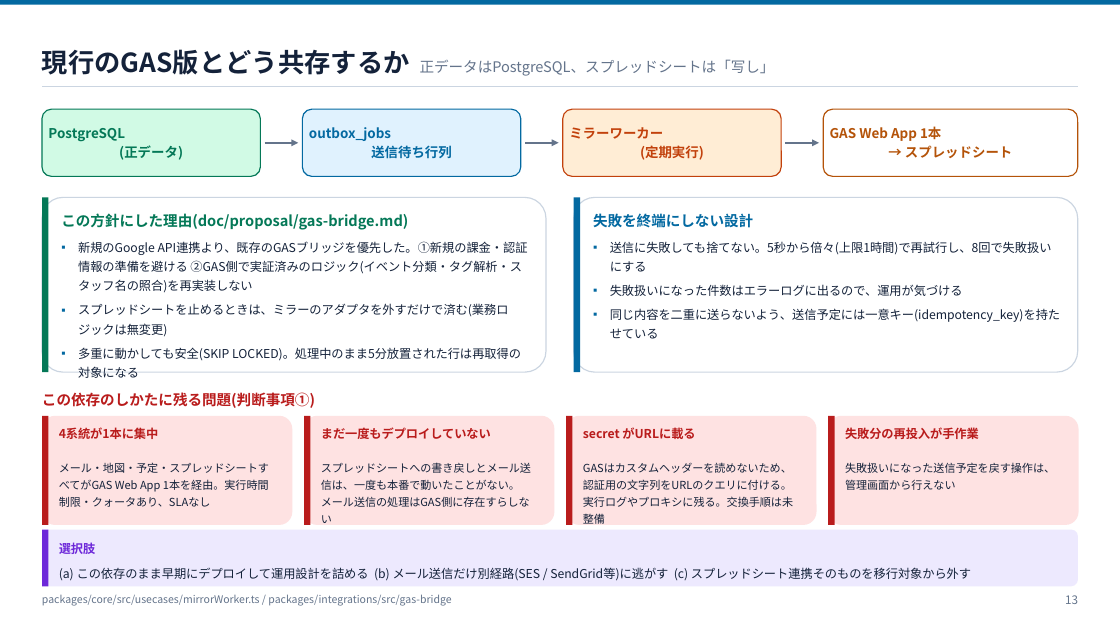
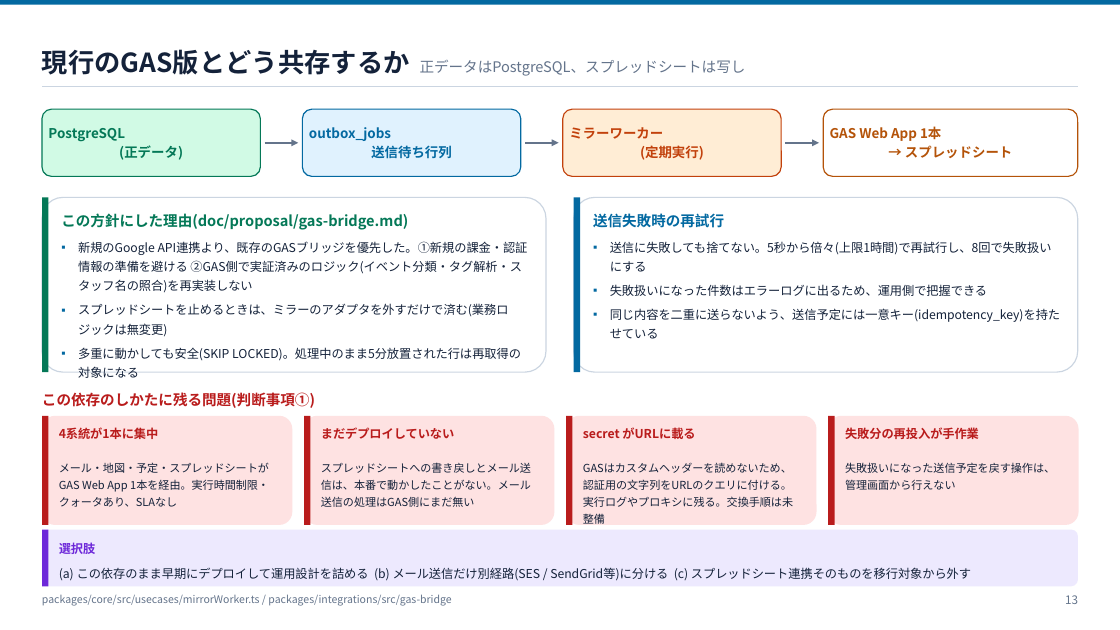
Before and after one commit to ohru131/katahimo-app, a slide deck: slide 13 of doc/slides/architecture.pptx. Drawn at 1120x630 pixels with LibreOffice and Linux fonts; fonts in the diff are those of the drawing. Boxes give left, top, right and bottom in pixels: in the first picture for what was removed or moved away, otherwise in the second. Text is boxed around its words. In the diff, an @@ line names an element or a change of style, - is before the commit and + after.

Commit message:
スライドの文言を、誇張や演出のない自然な日本語に直す (#23)
doc/slides の3資料(architecture / db-review / db-for-business)を生成する
scripts/slides/*.py の文字列を見直し、強調語・自己言及・標語・擬人化・
強調目的の「」を取り除いた。内容・数値・参照ラベルは不変。pptx を再生成し、
枚数(21 / 30 / 54)が変わらないことを確認。

```diff
--- a/doc/slides/architecture.pptx
+++ b/doc/slides/architecture.pptx
@@ text at bbox=[42, 49, 746, 76]: text changed @@
-現行のGAS版とどう共存するか 正データはPostgreSQL、スプレッドシートは「写し」
+現行のGAS版とどう共存するか 正データはPostgreSQL、スプレッドシートは写し
@@ text at bbox=[593, 213, 724, 228]: text changed @@
-失敗を終端にしない設計
+送信失敗時の再試行
@@ text at bbox=[610, 284, 987, 296]: text changed @@
-▪ 失敗扱いになった件数はエラーログに出るので、運用が気づける
+▪ 失敗扱いになった件数はエラーログに出るため、運用側で把握できる
@@ text at bbox=[321, 427, 454, 439]: text changed @@
-まだ一度もデプロイしていない
+まだデプロイしていない
@@ text at bbox=[59, 462, 269, 507]: text changed @@
-メール・地図・予定・スプレッドシートすべてがGAS Web App 1本を経由。実行時間制限・クォータあり、SLAなし
+メール・地図・予定・スプレッドシートがGAS Web App 1本を経由。実行時間制限・クォータあり、SLAなし
@@ text at bbox=[321, 462, 531, 507]: text changed @@
-スプレッドシートへの書き戻しとメール送信は、一度も本番で動いたことがない。メール送信の処理はGAS側に存在すらしない
+スプレッドシートへの書き戻しとメール送信は、本番で動かしたことがない。メール送信の処理はGAS側にまだ無い
@@ text at bbox=[59, 567, 971, 581]: text changed @@
-(a) この依存のまま早期にデプロイして運用設計を詰める (b) メール送信だけ別経路(SES / SendGrid等)に逃がす (c) スプレッドシート連携そのものを移行対象から外す
+(a) この依存のまま早期にデプロイして運用設計を詰める (b) メール送信だけ別経路(SES / SendGrid等)に分ける (c) スプレッドシート連携そのものを移行対象から外す
```
Also in this commit, not shown: 18 other slides changed, 6 other files.
